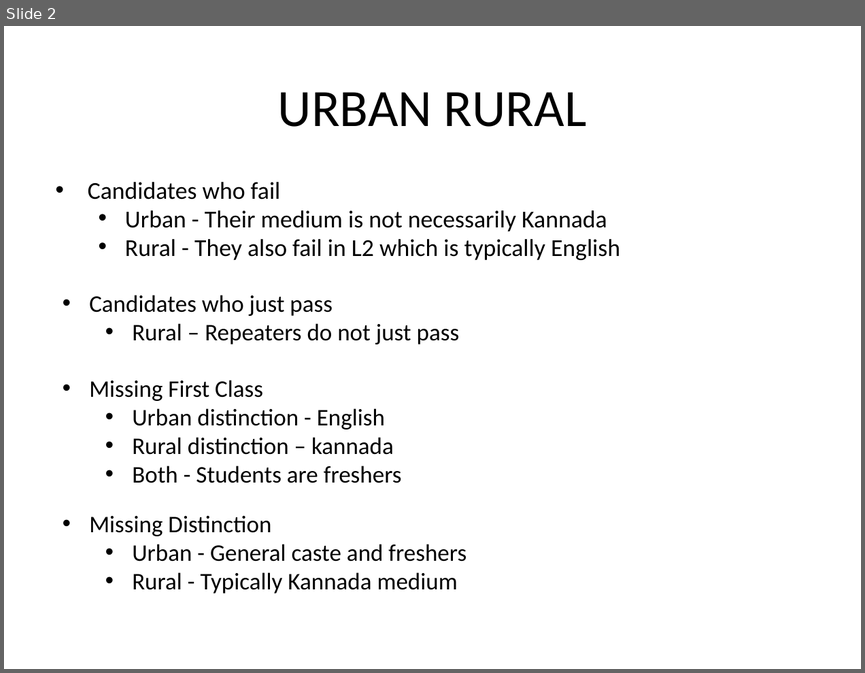
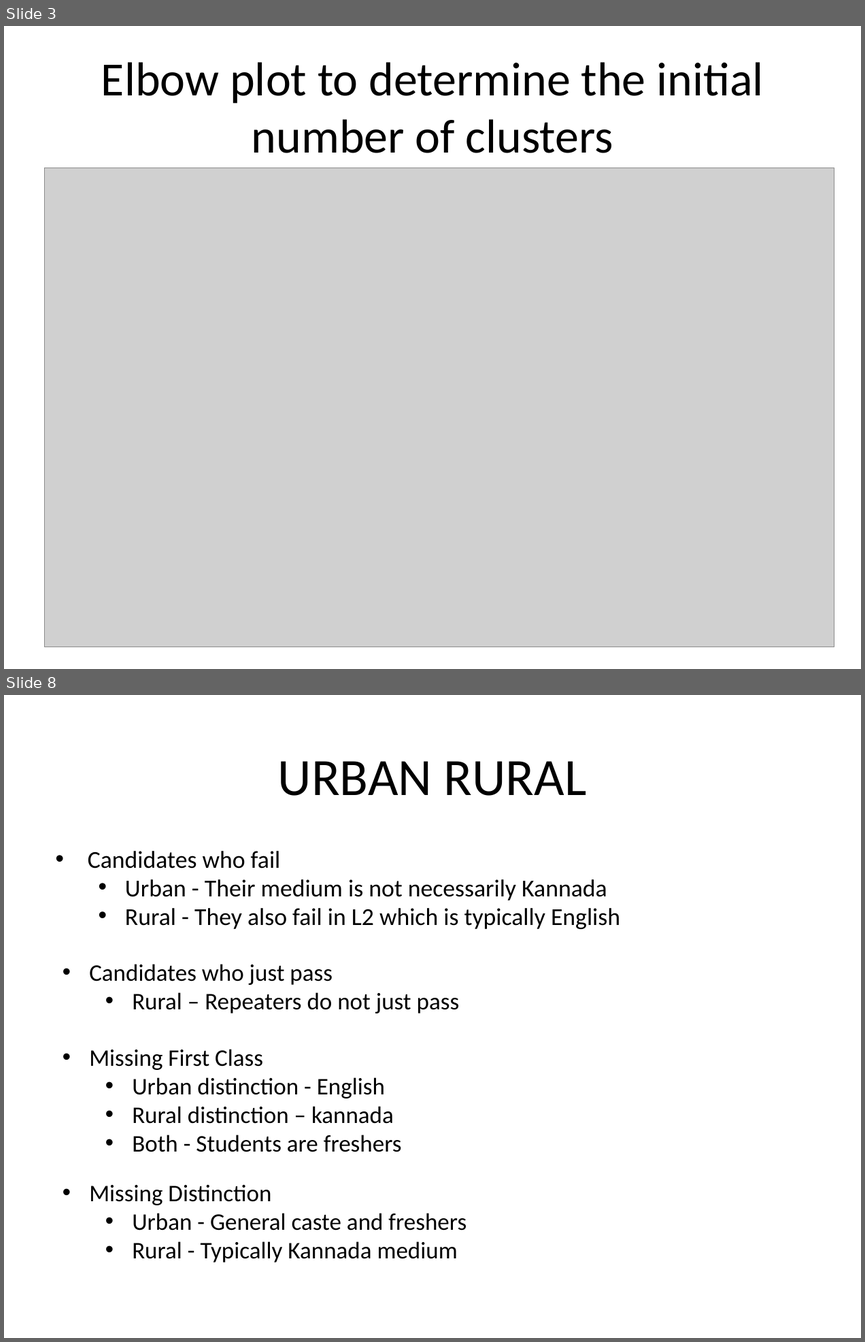
Before and after one commit to AbhijithMadhav/SSLC-Data-Analysis, a slide deck: src/8_cross_cluster_analysis/presentation.odp. Shown one above the other, each under a label of ours: slide 2 before the commit, slides 3 and 8 after it; the slides between them are not shown. The pictures are 865x673 and 865x1342 pixels, drawn with LibreOffice and Linux fonts; fonts in the diff are those of the drawing; grey boxes stand for pictures. Boxes give left, top, right and bottom in pixels: in the first picture for what was removed or moved away, otherwise in the second. Text is boxed around its words. In the diff, an @@ line names an element or a change of style, - is before the commit and + after.

```diff
--- a/src/8_cross_cluster_analysis/presentation.odp
+++ b/src/8_cross_cluster_analysis/presentation.odp
@@ slide 3 added at (4, 26, 861, 669), background #FFFFFF @@
@@ title added at (101, 62, 763, 153), 40 pt, text #000000 @@
+Elbow plot to determine the initial number of clusters
@@ picture added at (44, 167, 834, 646) @@
@@ what was slide 2 is now slide 8 @@
```
Also in this commit, not shown: 1 slide changed, 7 other slides added.
